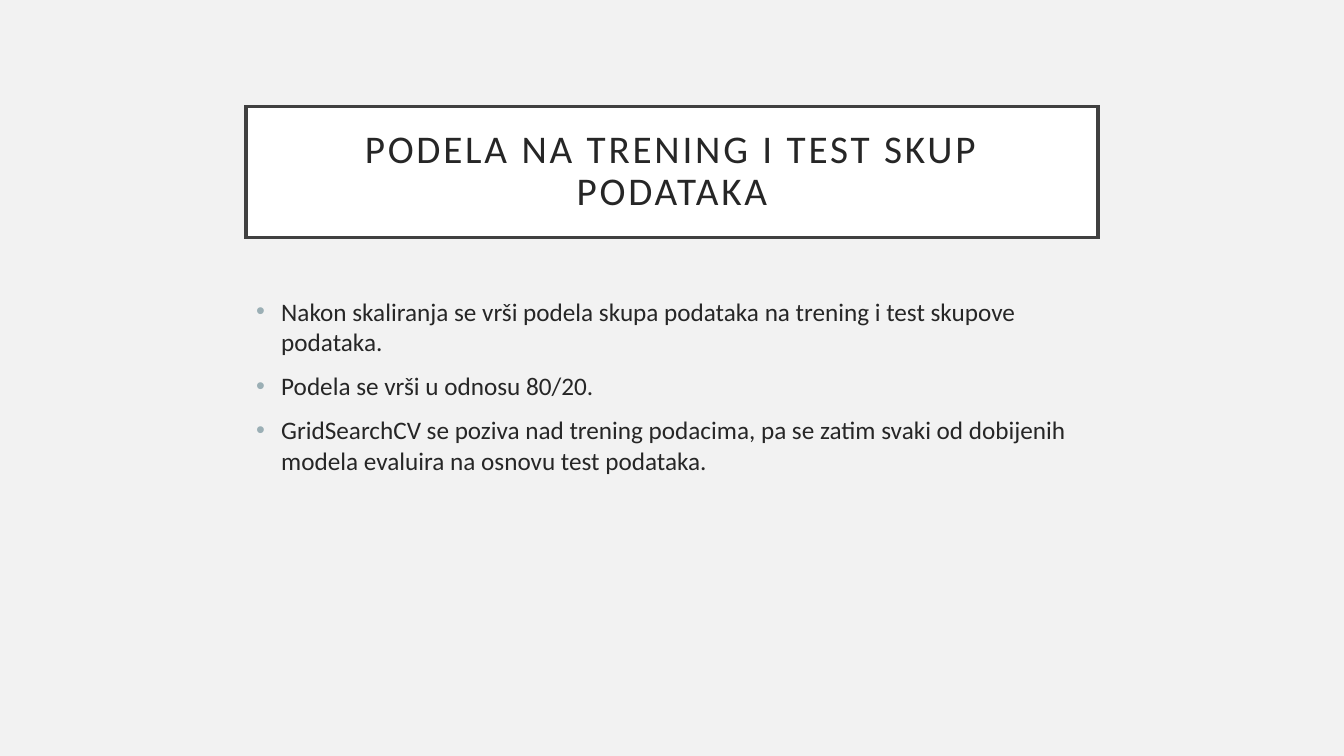
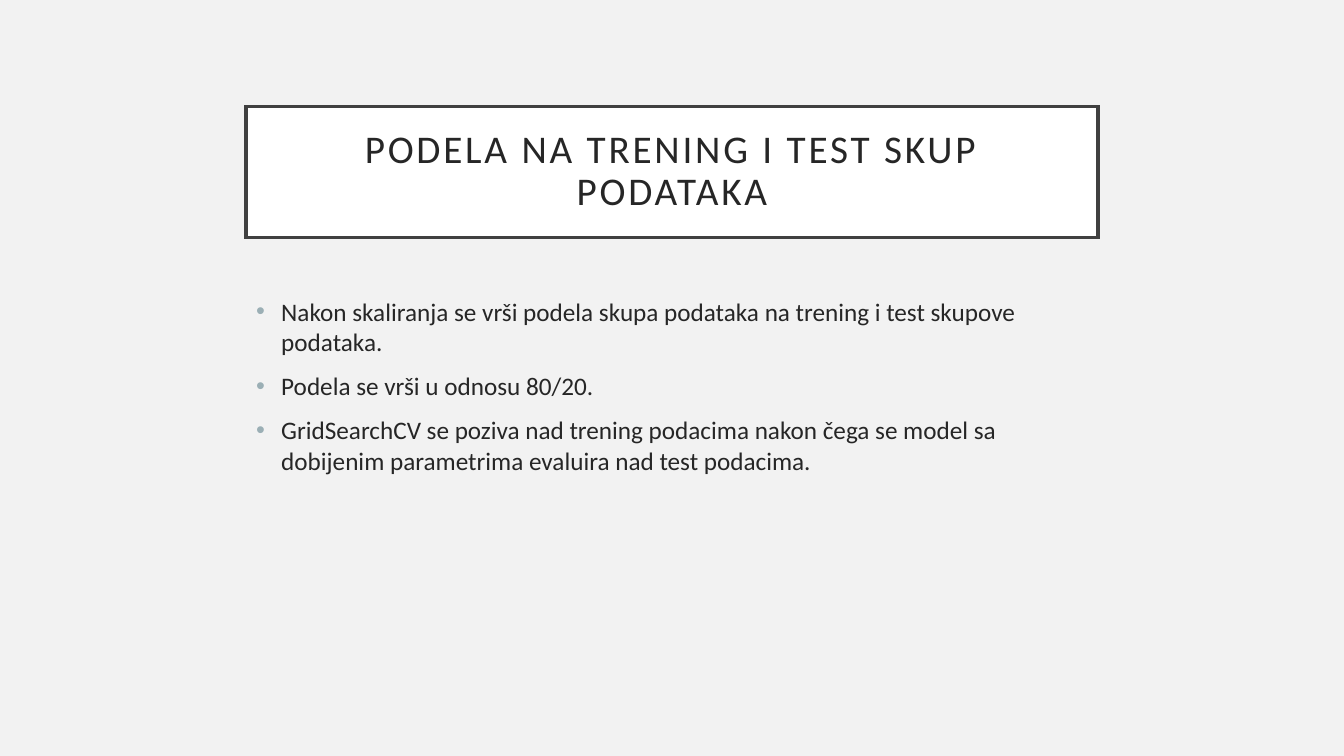
Before and after one commit to mijatkrivokapic/Epileptic-Seizure-Recognition, a slide deck: slide 12 of Detekcija epileptičnih napada pomoću EEG vremenske serije.pptx (slide 13 before the commit). Drawn at 1344x756 pixels with LibreOffice and Linux fonts; fonts in the diff are those of the drawing. Boxes give left, top, right and bottom in pixels: in the first picture for what was removed or moved away, otherwise in the second. Text is boxed around its words. In the diff, an @@ line names an element or a change of style, - is before the commit and + after.

```diff
--- a/Detekcija epileptičnih napada pomoću EEG vremenske serije.pptx
+++ b/Detekcija epileptičnih napada pomoću EEG vremenske serije.pptx
@@ text at [281,421,996,475]: text changed @@
-• GridSearchCV se poziva nad trening podacima, pa se zatim svaki od dobijenih modela evaluira na osnovu test podataka.
+• GridSearchCV se poziva nad trening podacima nakon čega se model sa dobijenim parametrima evaluira nad test podacima.
```
Also in this commit, not shown: 6 other slides changed, 8 slides added, 4 slides removed, 1 other file.
